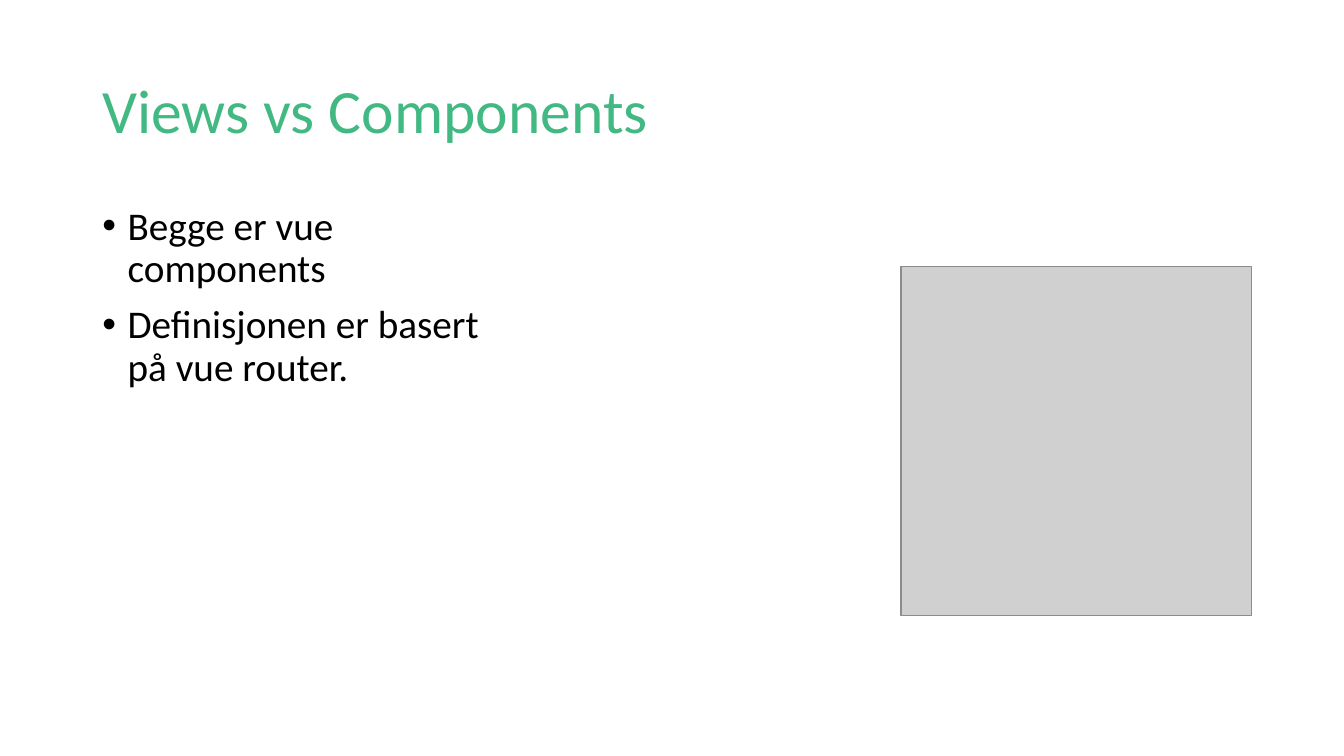
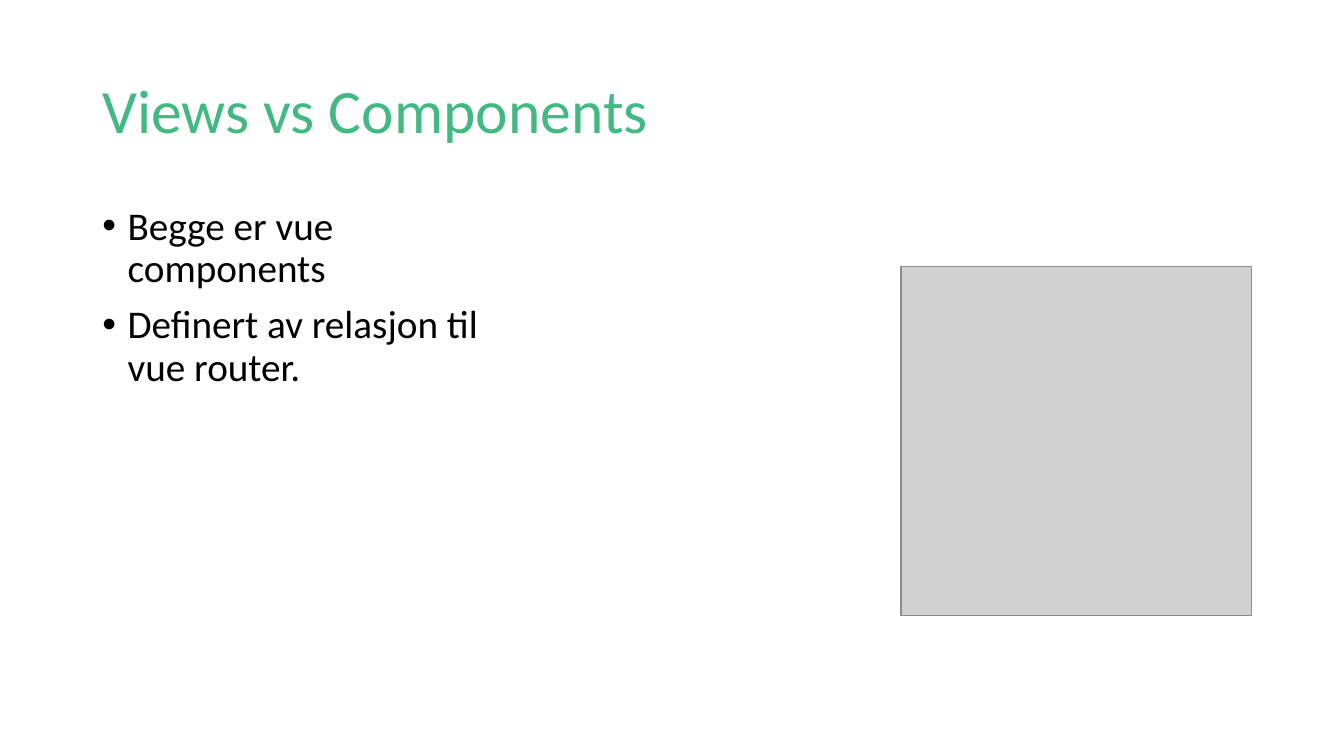
Before and after one commit to Marhav/vue-basic-demo, a slide deck: slide 3 of demo.pptx. Drawn at 1344x756 pixels with LibreOffice and Linux fonts; fonts in the diff are those of the drawing; grey boxes stand for pictures. Boxes give left, top, right and bottom in pixels: in the first picture for what was removed or moved away, otherwise in the second. Text is boxed around its words. In the diff, an @@ line names an element or a change of style, - is before the commit and + after.

```diff
--- a/demo.pptx
+++ b/demo.pptx
@@ text at (128, 310, 478, 382): text changed @@
-• Definisjonen er basert på vue router.
+• Definert av relasjon til vue router.
```
Also in this commit, not shown: 1 other slide changed.
